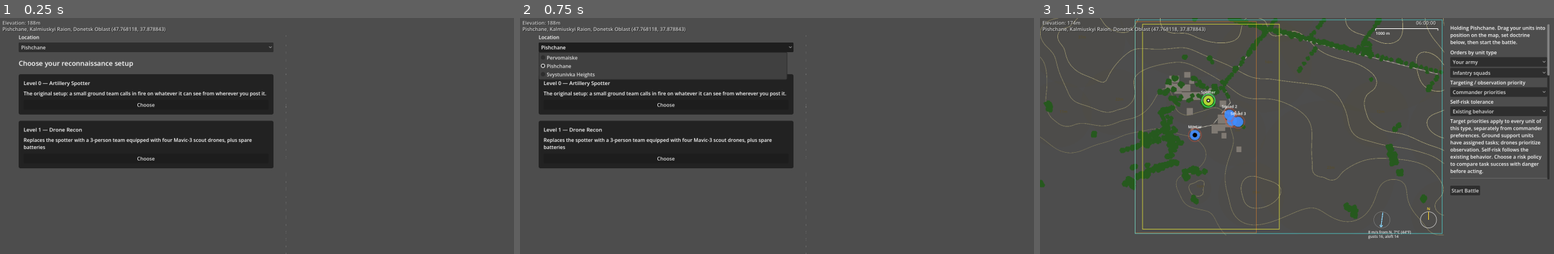
Above: before the commit, frames 1-3 (left to right).
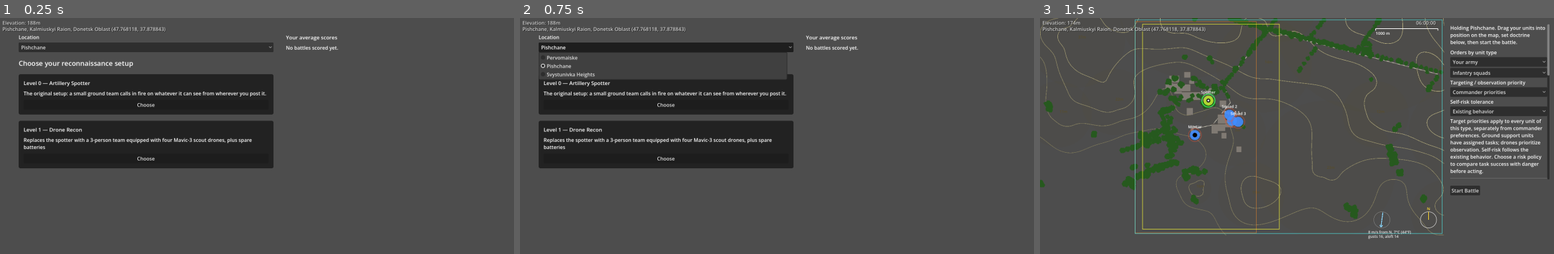
Above: after the commit, the same moments.

Repository: verybadcat/Drones
Game: Godot game, scene res://scenes/Main.tscn
The game is run twice, just before and just after one commit, with the same random seed, the same clock (stepped at 60 frames per second) and the same inputs. Sound files missing from this copy of the repository are replaced by a short silence.
Inputs:
- Up to frame 1 (0.25 s): no input
- Up to frame 2 (0.75 s): click "Pishchane" at 0.5 s
- Up to frame 3 (1.5 s): click "Choose" at 1.25 s

The runs differ from the first frame. In frame 1, 0.2% of the frame differs, in the area x 55-66%, y 7-100%; in frame 2, 0.2%; in frame 3, nothing differs.

Commit message:
Weather stays global; the scenario picker just doesn't show it. Give the empty score column room to be read.
Co-Authored-By: Claude Sonnet 5 <noreply@anthropic.com>

Diff:
--- a/scripts/game_screen.gd
+++ b/scripts/game_screen.gd
@@ -23,6 +23,14 @@
 ## Whether the map's own marks — the scale bar, the compass, the weather block — and the
 ## tactical clock are shown while this screen is up.
 func shows_map_marks() -> bool:
+	return true
+
+
+## Whether the weather is presented while this screen is up: the wind and precipitation block
+## on the map and the wind and rain sound. Weather.current itself is global — it outlives every
+## screen, and is rolled when deployment starts — so a screen that has no weather to show says
+## so here rather than clearing it.
+func shows_weather() -> bool:
 	return true
 
 
--- a/scripts/level_select_screen.gd
+++ b/scripts/level_select_screen.gd
@@ -76,8 +76,13 @@
 	columns.add_child(_build_score_history())
 
 
-## No map is shown yet, so no scale bar, compass, weather block or clock (see GameScreen).
+## No map is shown yet, so no scale bar, compass or clock (see GameScreen).
 func shows_map_marks() -> bool:
+	return false
+
+
+## Picking a scenario shows no weather: this battle's is only rolled when deployment starts.
+func shows_weather() -> bool:
 	return false
 
 
@@ -92,6 +97,10 @@
 func _build_score_history() -> Control:
 	var box := VBoxContainer.new()
 	box.add_theme_constant_override("separation", 10)
+	# As wide as the table will be — also with no history to fill it: the labels here have no
+	# minimum width of their own, and in a column with nothing else to give it one they would
+	# shrink to nothing and the "No battles scored yet." line would never be seen.
+	box.custom_minimum_size = Vector2(ROW_HEADING_WIDTH + GameConfig.ReconMode.size() * (CELL_SIZE.x + 8.0), 0.0)
 
 	var title := GameConfig.make_selectable_label("Your average scores")
 	title.add_theme_font_size_override("normal_font_size", 17)
--- a/scripts/main.gd
+++ b/scripts/main.gd
@@ -42,7 +42,7 @@
 var _last_weather_signature: String = ""
 
 # The sound of the wind — follows Weather.current from deployment through the end of the battle
-# (see _process); silent on the level-select screen.
+# (see _process); silent on the level-select screen, which shows no weather.
 var wind_ambience: WindAmbience
 # The sound of the rain — same lifetime as the wind (see _process).
 var rain_ambience: RainAmbience
@@ -163,12 +163,15 @@
 	_map_hud_overlay.queue_redraw() # the scale bar/compass depend on the loaded map too
 
 
-## The scale bar, compass, weather block and the tactical clock belong to the map and
-## the battle: not on the level-select screen, back from deployment on.
-func _set_map_marks_visible(shown: bool) -> void:
-	_map_hud_overlay.map_marks_visible = shown
+## What the display that outlasts the screens shows follows what the current screen asks for
+## (see GameScreen): the scale bar and compass and the tactical clock belong to the map and the
+## battle — not on the level-select screen, back from deployment on — and the weather is only
+## presented where the screen shows it. (Weather.current is global; it is never cleared for this.)
+func _apply_screen_hud(screen: GameScreen) -> void:
+	_map_hud_overlay.map_marks_visible = screen.shows_map_marks()
+	_map_hud_overlay.weather_visible = screen.shows_weather()
 	_map_hud_overlay.queue_redraw()
-	_clock_label.visible = shown
+	_clock_label.visible = screen.shows_map_marks()
 
 
 ## The map dropdown changed — switch GameConfig's own active map, then
@@ -198,9 +201,9 @@
 	_clock_label.text = current_screen.clock_text()
 
 	# Wind and rain sound: from the moment this battle's weather is rolled (deployment)
-	# until the battle ends; none on the level-select screen (no weather yet) or
-	# on the report screen. Ground-level wind, gusts ignored.
-	var weather_audible: bool = Weather.current != null and not current_screen.battle_is_over()
+	# until the battle ends; none where the screen presents no weather (the scenario
+	# picker) or once the battle is over. Ground-level wind, gusts ignored.
+	var weather_audible: bool = Weather.current != null and current_screen.shows_weather() and not current_screen.battle_is_over()
 	wind_ambience.set_wind(Weather.current.wind_speed_10m if weather_audible else -1.0)
 	# Rain sounds on the same terms (only actual rain: sleet and snow are silent).
 	rain_ambience.set_rain(
@@ -220,15 +223,11 @@
 	if current_screen != null:
 		current_screen.queue_free()
 	current_screen = screen
-	_set_map_marks_visible(screen.shows_map_marks())
+	_apply_screen_hud(screen)
 	add_child(screen)
 
 
 func _show_level_select() -> void:
-	# No wind/precipitation readout while a scenario is being picked: this
-	# battle's weather is only rolled when deployment starts (_show_deployment),
-	# and the previous battle's must not linger here.
-	Weather.current = null
 	var screen := LevelSelectScreen.new()
 	screen.score_log = score_log # one history, one path (and the same headless guard)
 	screen.mode_chosen.connect(_on_recon_mode_chosen)
--- a/scripts/map_hud_overlay.gd
+++ b/scripts/map_hud_overlay.gd
@@ -15,19 +15,34 @@
 ## directly: "please put a scale onto the map" from a player who had no
 ## way to know one already existed in the code.
 
-## Whether the map marks (scale bar, compass, weather) are drawn at all. main.gd turns
-## them off while the level-select screen is up — that screen has no map to measure
-## yet — and on again from deployment on.
+## Whether the map marks (scale bar, compass) are drawn at all. main.gd turns them off while
+## the level-select screen is up — that screen has no map to measure yet — and on again from
+## deployment on.
 var map_marks_visible: bool = true:
 	set(value):
 		if value != map_marks_visible:
 			map_marks_visible = value
 			queue_redraw()
 
+## Whether the weather block (wind, temperature, precipitation) is drawn. Independent of the
+## map marks: Weather.current is global and always there once rolled; whether a screen
+## presents it is that screen's say (GameScreen.shows_weather).
+var weather_visible: bool = true:
+	set(value):
+		if value != weather_visible:
+			weather_visible = value
+			queue_redraw()
+
 
 func _draw() -> void:
-	if not map_marks_visible:
-		return
+	var compass_center := Vector2(GameConfig.CAMERA_VIEWPORT_WIDTH_PX - 50.0, GameConfig.MAP_HEIGHT_PX - 50.0)
+	if map_marks_visible:
+		_draw_scale_and_compass(compass_center)
+	if weather_visible:
+		_draw_weather(compass_center)
+
+
+func _draw_scale_and_compass(compass_center: Vector2) -> void:
 	var bar_m := 1000.0
 	var bar_px: float = bar_m * GameConfig.PIXELS_PER_METER
 	var origin := Vector2(GameConfig.CAMERA_VIEWPORT_WIDTH_PX - 20.0 - bar_px, 34.0) # below main.gd's own _clock_label, which sits at y=4
@@ -37,7 +52,6 @@
 	draw_string(ThemeDB.fallback_font, origin + Vector2(0.0, 20.0), "%d m" % int(bar_m),
 		HORIZONTAL_ALIGNMENT_LEFT, -1, 13, Color.WHITE)
 
-	var compass_center := Vector2(GameConfig.CAMERA_VIEWPORT_WIDTH_PX - 50.0, GameConfig.MAP_HEIGHT_PX - 50.0)
 	var compass_radius := 26.0
 	var north_dir: Vector2 = GameConfig.CURRENT_MAP.compass_north_screen_direction
 	draw_arc(compass_center, compass_radius, 0.0, TAU, 32, Color(1, 1, 1, 0.7), 1.5, true)
@@ -45,7 +59,6 @@
 	draw_line(compass_center, north_tip, Color(1.0, 0.85, 0.2), 2.0)
 	draw_string(ThemeDB.fallback_font, north_tip + north_dir * 10.0 - Vector2(5, -5), "N",
 		HORIZONTAL_ALIGNMENT_CENTER, -1, 13, Color(1.0, 0.85, 0.2))
-	_draw_weather(compass_center)
 
 
 ## Wind and precipitation, in a block just left of the compass: an arrow
--- a/scripts/tests/test_battle_score_display.gd
+++ b/scripts/tests/test_battle_score_display.gd
@@ -159,7 +159,18 @@
 	empty.score_log.path = test_path
 	root.add_child(empty)
 	await process_frame
+	await process_frame
 	check("No battles scored yet." in all_text(empty), "With no history the screen says so")
+	# ...and it is actually room enough to be read: (a label with no width shows nothing at all)
+	var empty_note: RichTextLabel = null
+	var empty_stack: Array[Node] = [empty]
+	while not empty_stack.is_empty():
+		var n: Node = empty_stack.pop_back()
+		for c in n.get_children():
+			empty_stack.append(c)
+		if n is RichTextLabel and n.text == "No battles scored yet.":
+			empty_note = n
+	check(empty_note != null and empty_note.get_global_rect().size.x >= 150.0, "The 'No battles scored yet.' line has room to be read (width %.0f)" % (empty_note.get_global_rect().size.x if empty_note != null else -1.0))
 	empty.queue_free()
 
 	var log := BattleScoreLog.new()
--- a/scripts/tests/test_map_marks_by_screen.gd
+++ b/scripts/tests/test_map_marks_by_screen.gd
@@ -25,12 +25,13 @@
 	check(not main._map_hud_overlay.map_marks_visible, "The first screen draws no scale bar, compass or weather")
 	check(not main._clock_label.visible, "...and no clock")
 	check(main._location_label.visible, "...but the location readout stays")
+	check(not main._map_hud_overlay.weather_visible, "...and no weather block")
 	main._show_deployment()
 	await process_frame
-	check(main._map_hud_overlay.map_marks_visible and main._clock_label.visible, "Deployment shows the scale bar, compass and clock again")
+	check(main._map_hud_overlay.map_marks_visible and main._clock_label.visible and main._map_hud_overlay.weather_visible, "Deployment shows the scale bar, compass, clock and weather again")
 	main._show_level_select()
 	await process_frame
-	check(not main._map_hud_overlay.map_marks_visible and not main._clock_label.visible, "Back on the first screen they are hidden again")
+	check(not main._map_hud_overlay.map_marks_visible and not main._clock_label.visible and not main._map_hud_overlay.weather_visible, "Back on the first screen they are hidden again")
 	check(main._location_label.visible, "...with the location readout still there")
 	main._show_deployment()
 	main.current_screen.request_start()
--- a/scripts/tests/test_weather_indicator_phases.gd
+++ b/scripts/tests/test_weather_indicator_phases.gd
@@ -20,14 +20,33 @@
 	var main = load("res://scripts/main.gd").new()
 	root.add_child(main)
 	await process_frame
-	Weather.current = Weather.roll(3) # a finished battle's weather, still lying around
+	# Weather is global (Weather.current outlives every screen); the scenario picker simply shows
+	# none of it: not on the map, and not as wind or rain sound. Windy and raining, so that any
+	# leak would be audible.
+	var lingering := Weather.roll(3) # a finished battle's weather, still lying around
+	lingering.wind_speed_10m = 12.0
+	lingering._wet = true
+	lingering.precip_mm_h = 4.0
+	lingering.temperature_c = 10.0
+	Weather.current = lingering
 	main._show_level_select()
-	check(Weather.current == null, "Picking a scenario must not show any weather (the overlay draws nothing when there is none)")
+	await process_frame
+	await process_frame
+	check(Weather.current == lingering, "Weather is global: picking a scenario does not clear it")
+	check(not main._map_hud_overlay.weather_visible, "The scenario picker draws no weather on the map")
+	check(main.wind_ambience._target == WindAmbience.plan(-1.0) and main.rain_ambience._target == RainAmbience.plan(Weather.Intensity.NONE, Weather.Precip.NONE), "...and plays no wind or rain sound, though there is weather about")
 	main._show_deployment()
-	check(Weather.current != null and not Weather.current.battle_started, "Deployment rolls a fresh weather for the coming battle")
+	await process_frame
+	await process_frame
+	check(Weather.current != null and Weather.current != lingering and not Weather.current.battle_started, "Deployment rolls a fresh weather for the coming battle")
 	var deployed: Weather = Weather.current
+	check(main._map_hud_overlay.weather_visible, "Deployment shows the weather on the map")
+	check(main.wind_ambience._target == WindAmbience.plan(deployed.wind_speed_10m) and main.rain_ambience._target == RainAmbience.plan(deployed.intensity_class(), deployed.precip_type()), "...and plays it")
 	main._show_level_select()
-	check(Weather.current == null, "Going back to the scenario picker clears it again")
+	await process_frame
+	await process_frame
+	check(Weather.current == deployed, "Going back to the scenario picker leaves the weather alone")
+	check(not main._map_hud_overlay.weather_visible and main.wind_ambience._target == WindAmbience.plan(-1.0), "...but shows and plays none of it")
 	main._show_deployment()
 	check(Weather.current != null and Weather.current != deployed, "Each deployment gets its own weather")
 	print("Weather indicator phase tests: %d failures" % failures)
--- a/scripts/tests/test_wind_ambience.gd
+++ b/scripts/tests/test_wind_ambience.gd
@@ -84,7 +84,7 @@
 	var main_src := FileAccess.get_file_as_string("res://scripts/main.gd")
 	check("wind_ambience.set_wind(Weather.current.wind_speed_10m if weather_audible" in main_src, "main.gd feeds it the ground-level wind_speed_10m")
 	check(not ("WIND_GUST_RATIO_PEAK" in FileAccess.get_file_as_string("res://scripts/wind_ambience.gd")), "Gusts appear nowhere in the wind sound")
-	check("var weather_audible: bool = Weather.current != null and not current_screen.battle_is_over()" in main_src, "It sounds from deployment (weather rolled) until the battle is over, and not on the level-select screen")
+	check("var weather_audible: bool = Weather.current != null and current_screen.shows_weather() and not current_screen.battle_is_over()" in main_src, "It sounds from deployment (weather rolled) until the battle is over, and not on the level-select screen")
 
 
 func test_the_node_fades_in_and_out() -> void:
Not shown, changed: docs/designs/tactical-commander-doctrine.md
